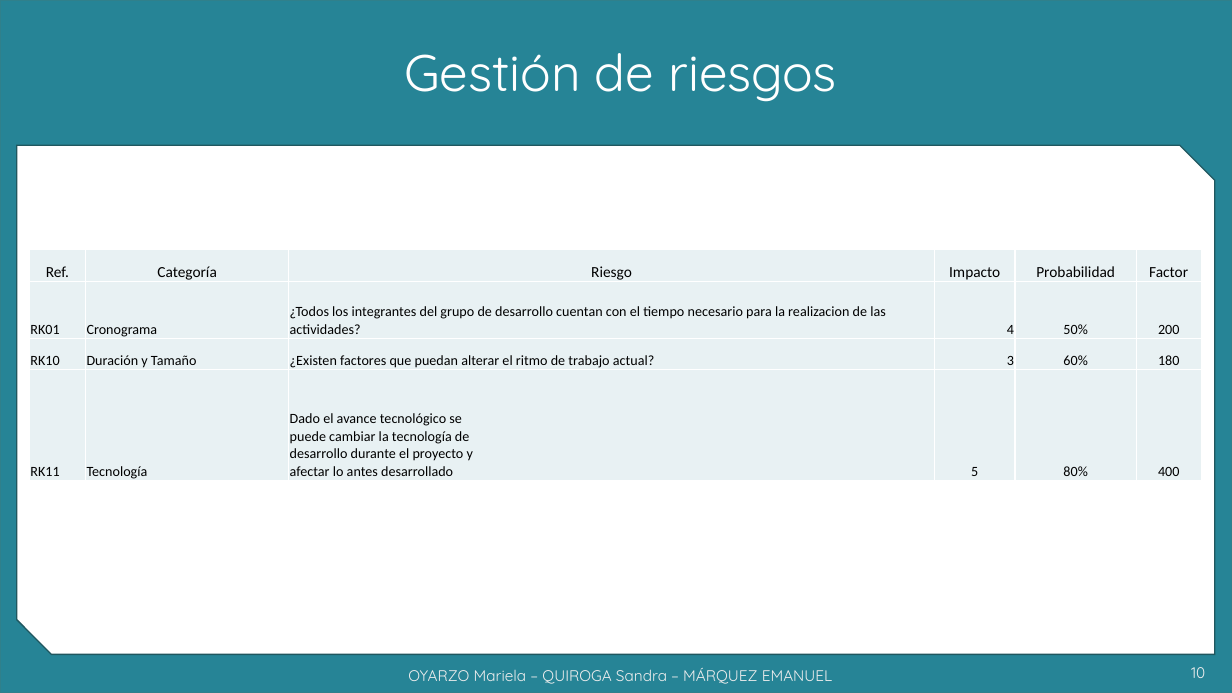
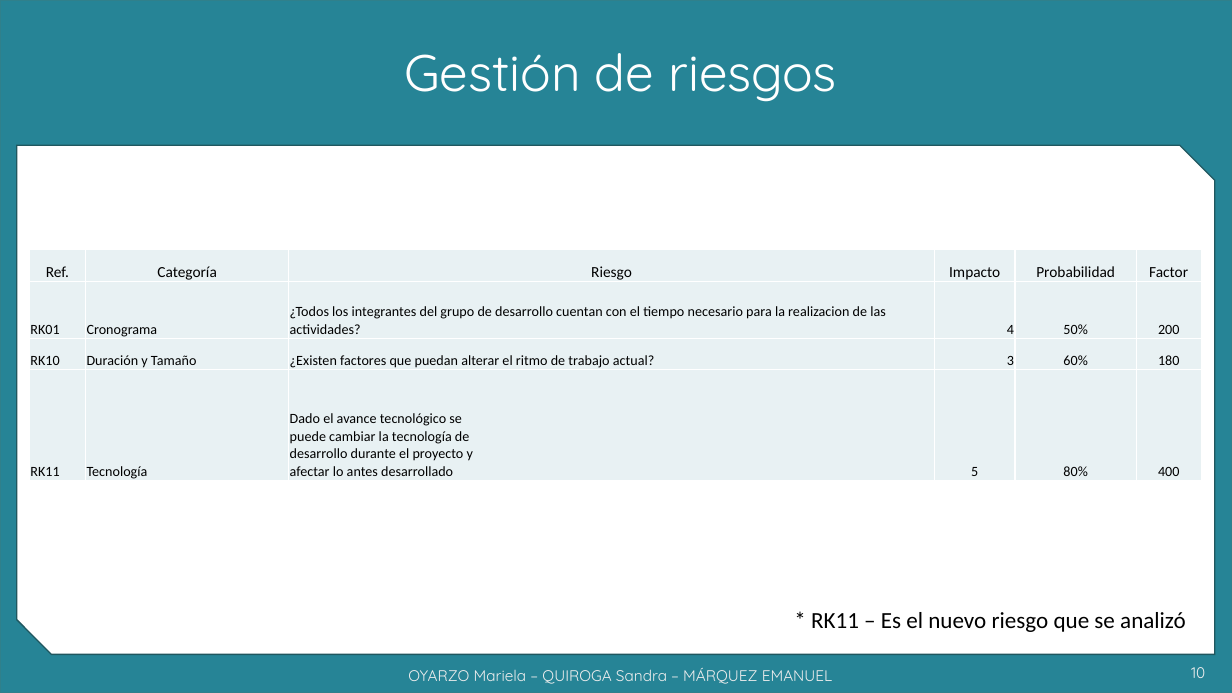
Before and after one commit to grupoyenu/yenu, a slide deck: slide 10 of 08. Presentaciones/Presentación 10 - 21.11.19.pptx. Drawn at 1232x693 pixels with LibreOffice and Linux fonts; fonts in the diff are those of the drawing; background and template pictures are left out. Boxes give left, top, right and bottom in pixels: in the first picture for what was removed or moved away, otherwise in the second. Text is boxed around its words. In the diff, an @@ line names an element or a change of style, - is before the commit and + after.

```diff
--- a/08. Presentaciones/Presentación 10 - 21.11.19.pptx
+++ b/08. Presentaciones/Presentación 10 - 21.11.19.pptx
@@ text added at (x1=811, y1=612, x2=1186, y2=632), 18 pt, text #000000 @@
+* RK11 – Es el nuevo riesgo que se analizó
```
Also in this commit, not shown: 2 other slides changed.
